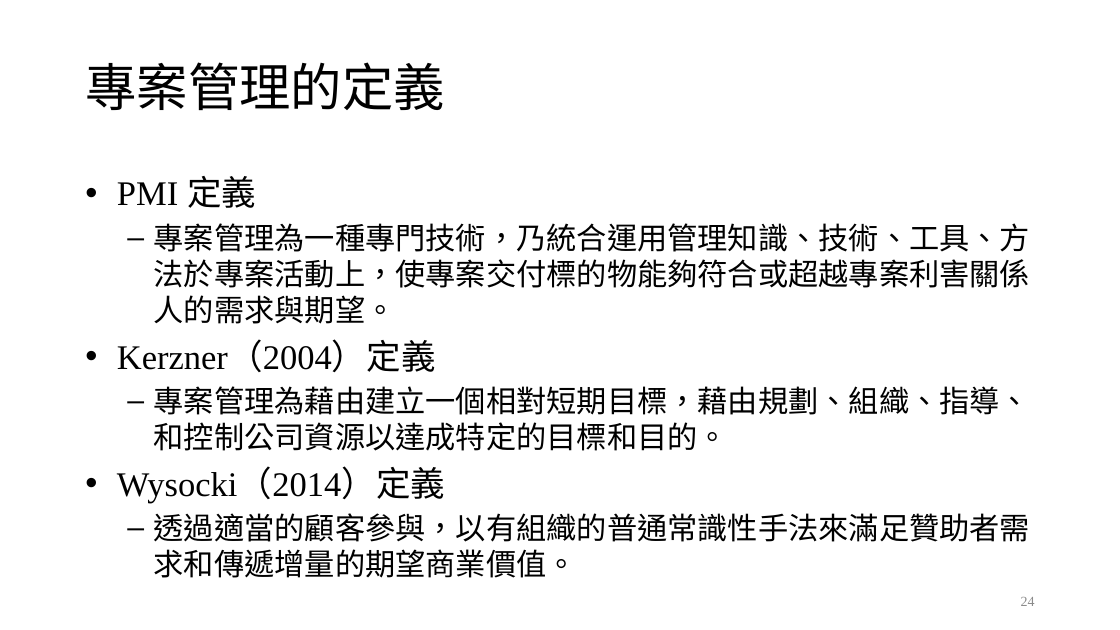
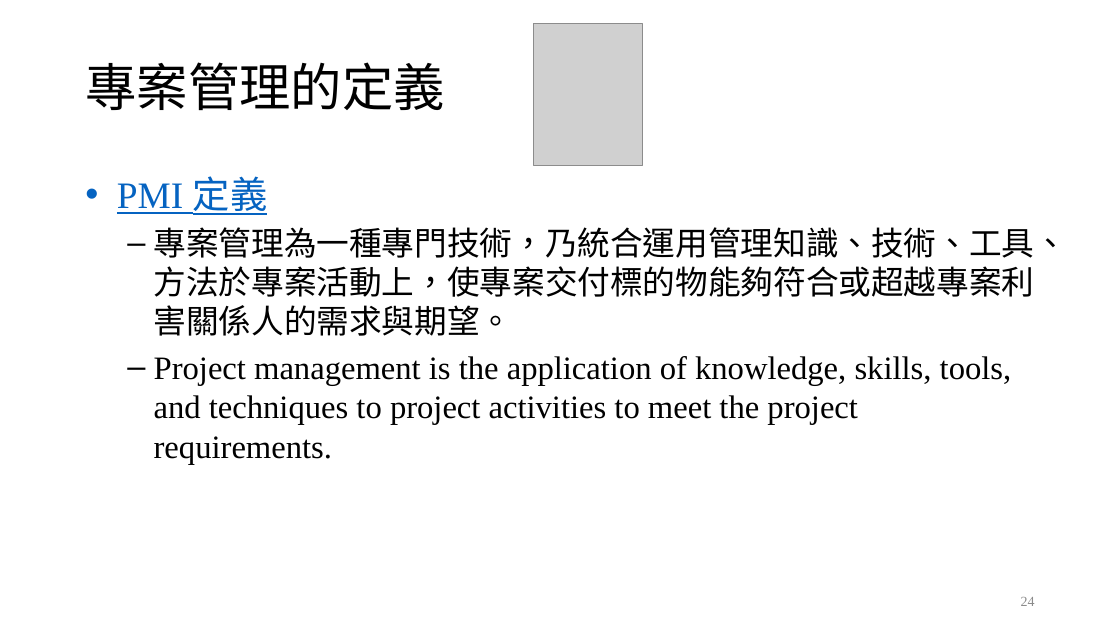
Before and after one commit to ywdeng/uscojywdeng, a slide deck: slide 24 of src/assets/1091/ProjectManagement/CH01/01.pptx. Drawn at 1120x630 pixels with LibreOffice and Linux fonts; fonts in the diff are those of the drawing; grey boxes stand for pictures. Boxes give left, top, right and bottom in pixels: in the first picture for what was removed or moved away, otherwise in the second. Text is boxed around its words. In the diff, an @@ line names an element or a change of style, - is before the commit and + after.

Commit message:
Edit Project Management Chapter 1 PPT

```diff
--- a/src/assets/1091/ProjectManagement/CH01/01.pptx
+++ b/src/assets/1091/ProjectManagement/CH01/01.pptx
@@ picture added at [534,24,643,165] @@
@@ text at [117,176,1067,336]: size 29.6 to 32 pt, text colour #000000 to #0563C1, underline on in "PMI 定義"; size 25.9 to 28 pt in "專案管理為一種專門技術，乃統合運用管理知識、技術、工具、方法於專案活動上，使專案交付標的物能夠符合或超越專案利害關係人的 ..." @@
@@ text at [154,356,1012,464]: text changed; size 25.9 to 28 pt @@
-• Kerzner（2004）定義
-  – 專案管理為藉由建立一個相對短期目標，藉由規劃、組織、指導、和控制公司資源以達成特定的目標和目的。
-• Wysocki（2014）定義
-  – 透過適當的顧客參與，以有組織的普通常識性手法來滿足贊助者需求和傳遞增量的期望商業價值。
+  – Project management is the application of knowledge, skills, tools, and techniques to project activities to meet the project requirements.
```
Also in this commit, not shown: 12 other slides changed, 9 slides added, 6 other files.
